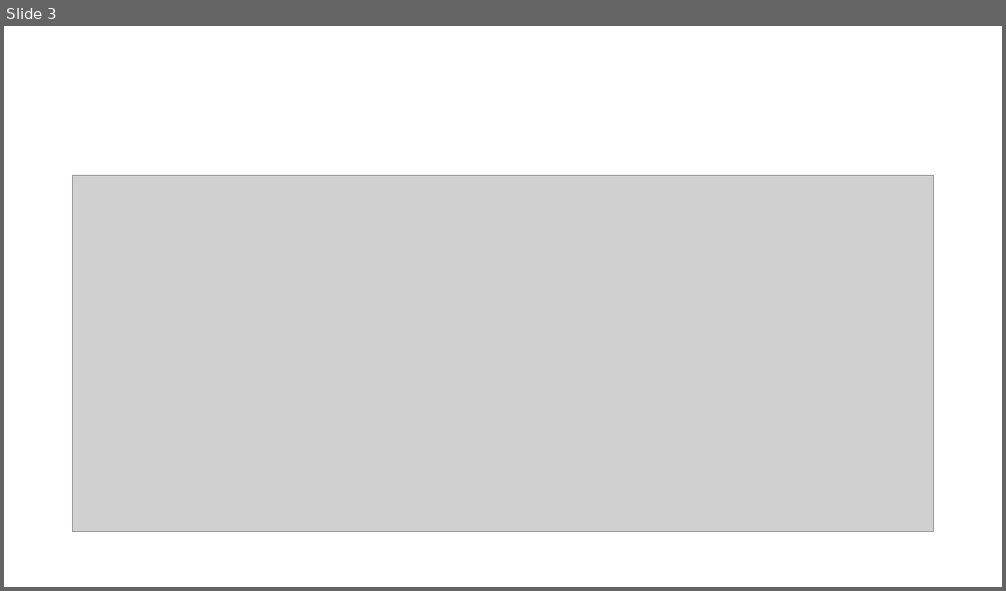
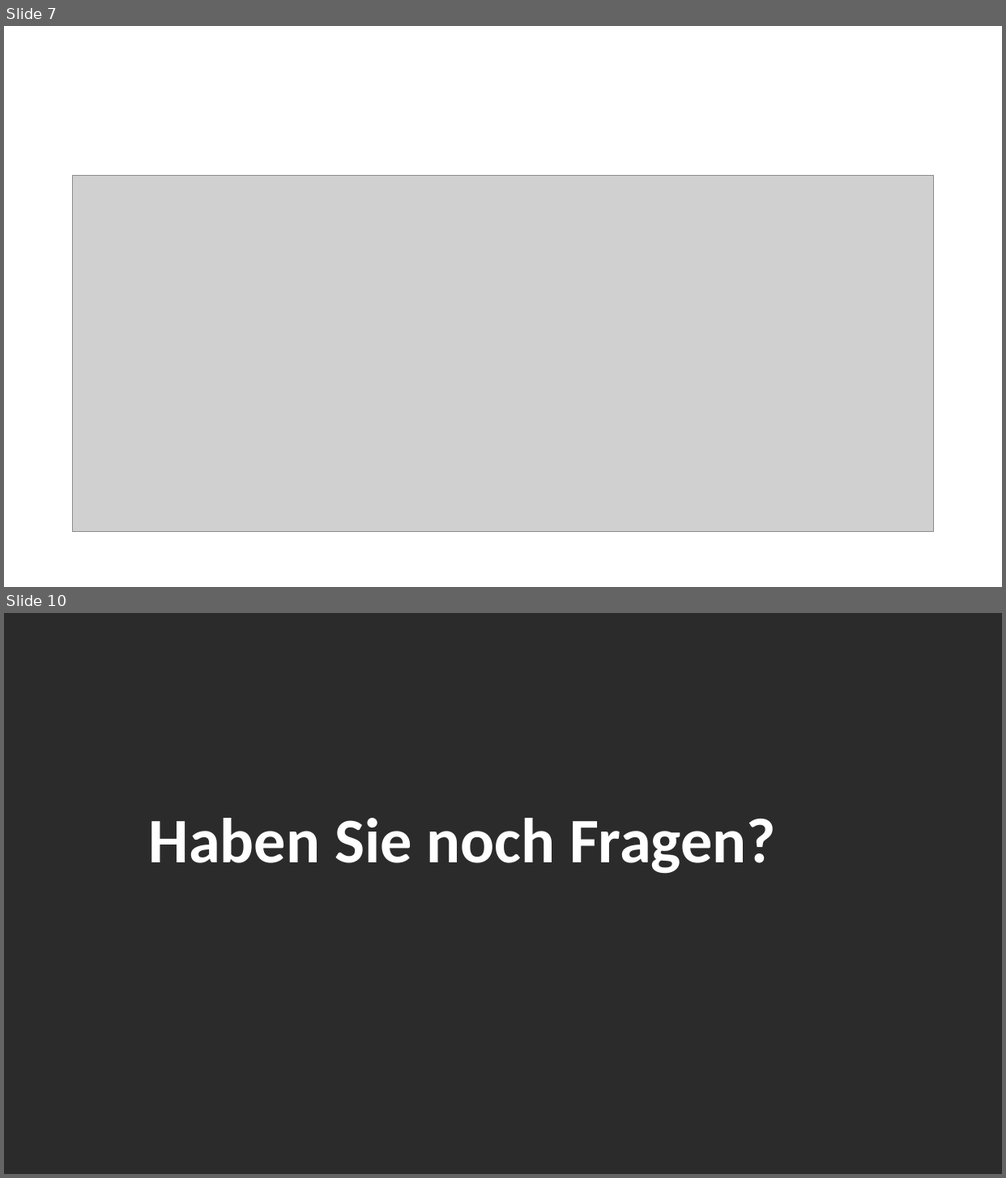
Before and after one commit to cr-heidemann/Fuehrerschein-App, a slide deck: Präsentation.ppt. Shown one above the other, each under a label of ours: slide 3 before the commit, slides 7 and 10 after it; the slides between them are not shown. The pictures are 1006x591 and 1006x1178 pixels, drawn with LibreOffice and Linux fonts; fonts in the diff are those of the drawing; grey boxes stand for pictures; background and template pictures are left out; a plain dark background stands for a picture behind light text. Boxes give left, top, right and bottom in pixels: in the first picture for what was removed or moved away, otherwise in the second. Text is boxed around its words. In the diff, an @@ line names an element or a change of style, - is before the commit and + after.

Commit message:
Fragen

```diff
--- a/Präsentation.ppt
+++ b/Präsentation.ppt
@@ slide 10 added at (4, 613, 1002, 1174), background picture (left out) @@
@@ text added at (149, 818, 776, 874), 61 pt, text #FFFFFF, bold @@
+Haben Sie noch Fragen?
@@ what was slide 3 is now slide 7 @@
```
Also in this commit, not shown: 8 other slides added, 5 slides removed, 1 other file.
